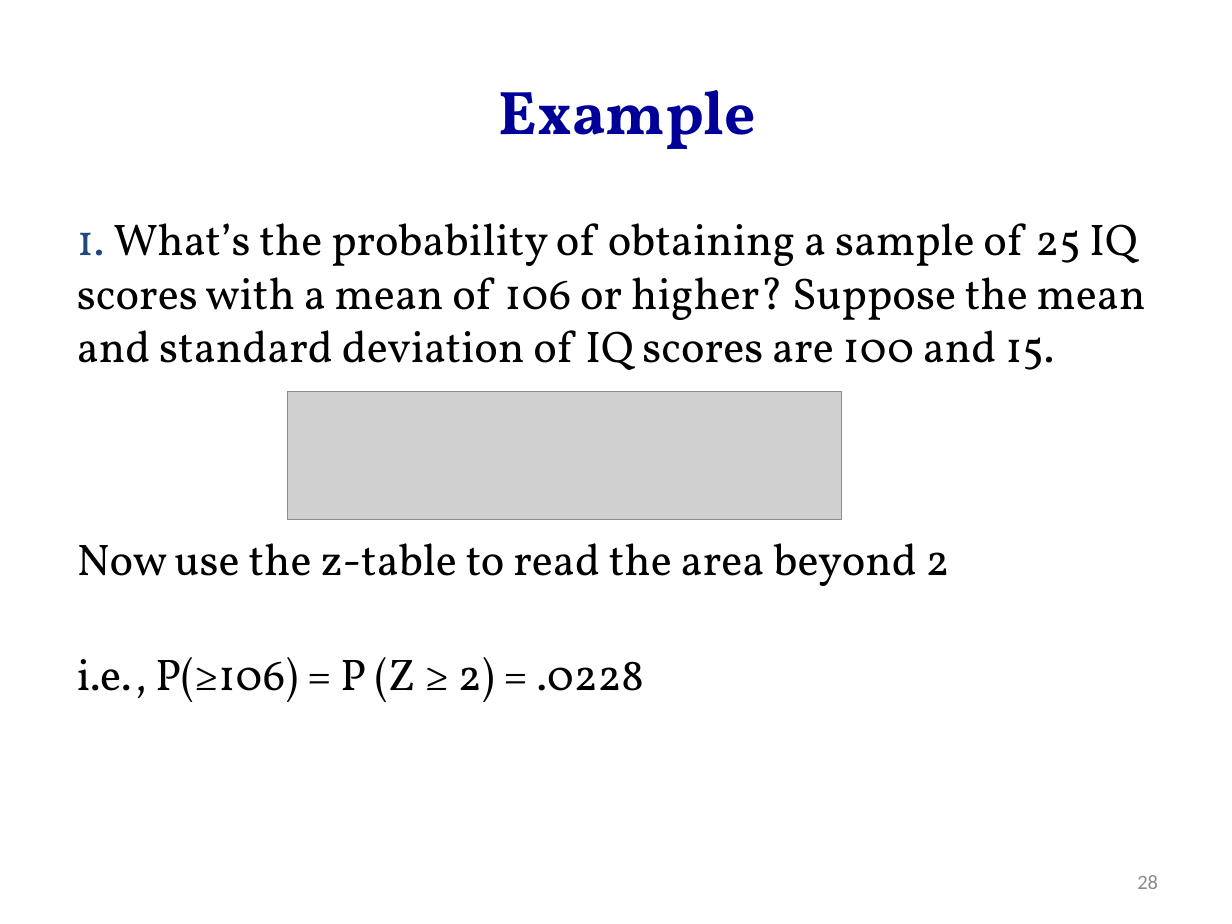
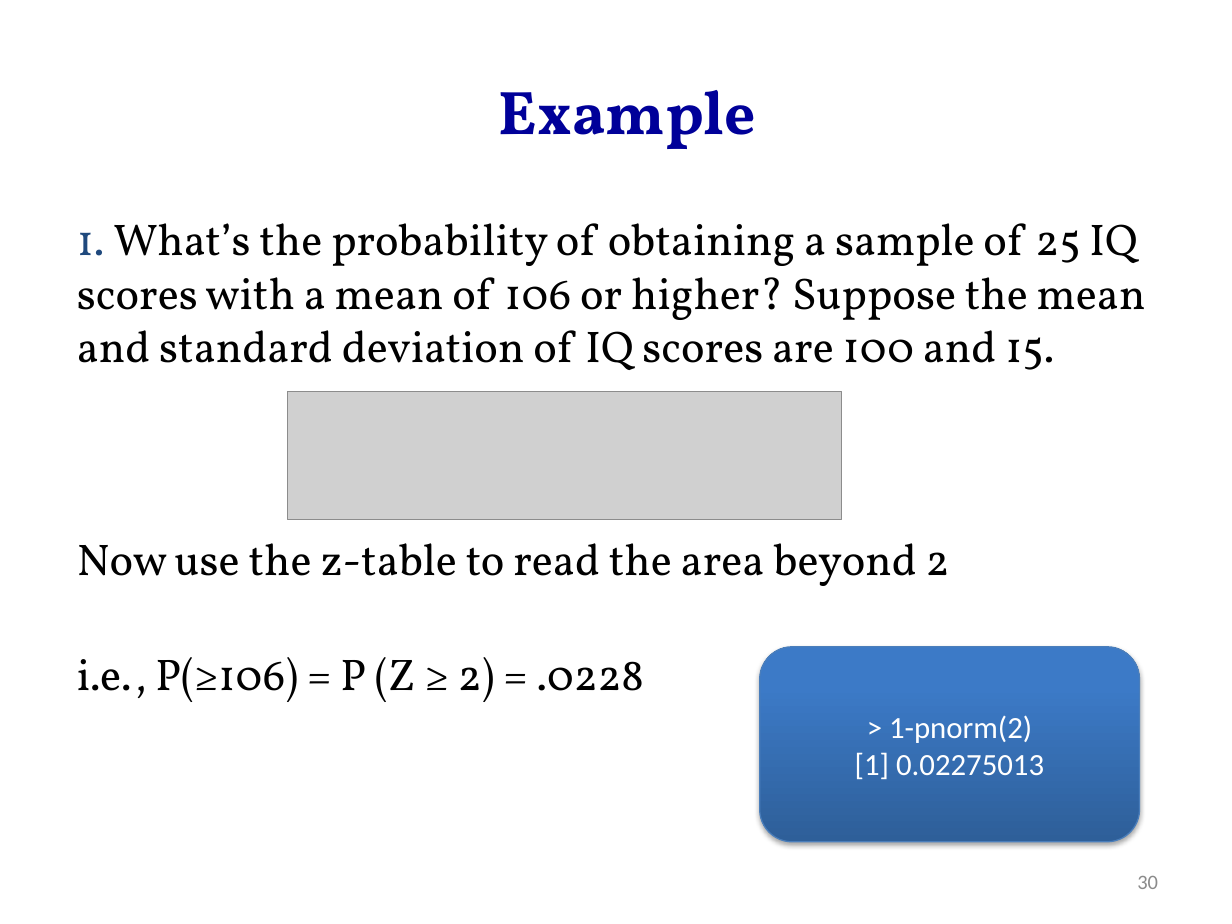
Before and after one commit to hejibo/Psychological-Statistics, a slide deck: slide 30 of Lecture 9_sampling distribution/Lecture 9_sampling distribution.pptx (slide 28 before the commit). Drawn at 1232x924 pixels with LibreOffice and Linux fonts; fonts in the diff are those of the drawing; grey boxes stand for pictures. Boxes give left, top, right and bottom in pixels: in the first picture for what was removed or moved away, otherwise in the second. Text is boxed around its words. In the diff, an @@ line names an element or a change of style, - is before the commit and + after.

```diff
--- a/Lecture 9_sampling distribution/Lecture 9_sampling distribution.pptx
+++ b/Lecture 9_sampling distribution/Lecture 9_sampling distribution.pptx
@@ rounded rectangle added at [760,647,1140,841], fill gradient #2F5F99 to #3D7CC7 to #3A7CCB, outline #4B7EBC 0.75 pt, 18 pt, text #FFFFFF @@
+> 1-pnorm(2)
+[1] 0.02275013
@@ page number at [1137,876,1158,889]: text changed @@
-28
+30
```
Also in this commit, not shown: 3 other slides changed, 6 slides added, 11 other files.
